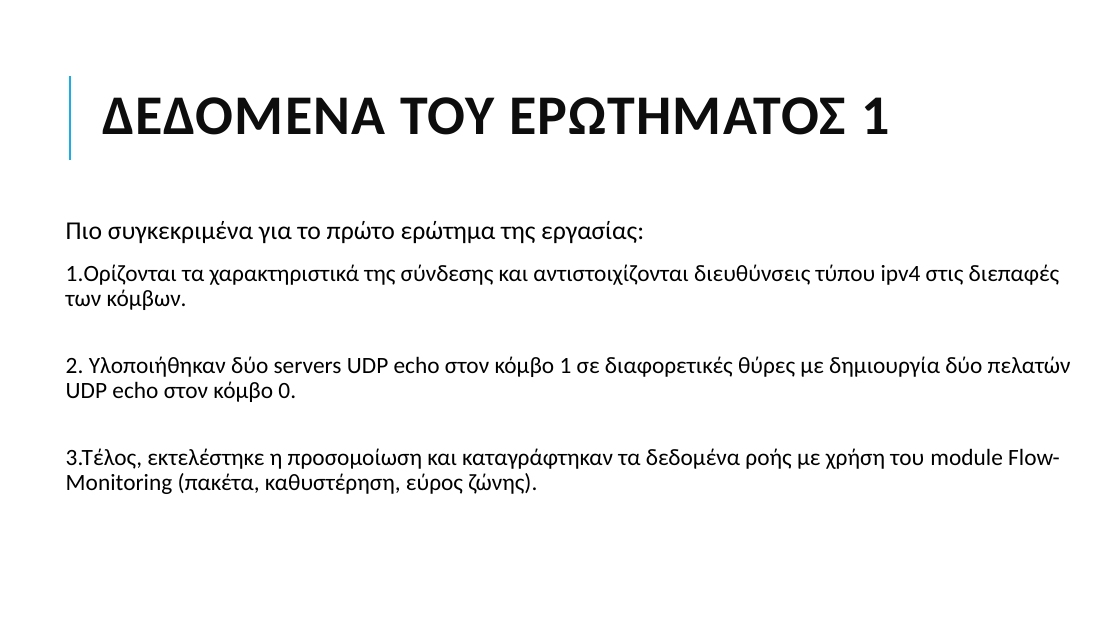
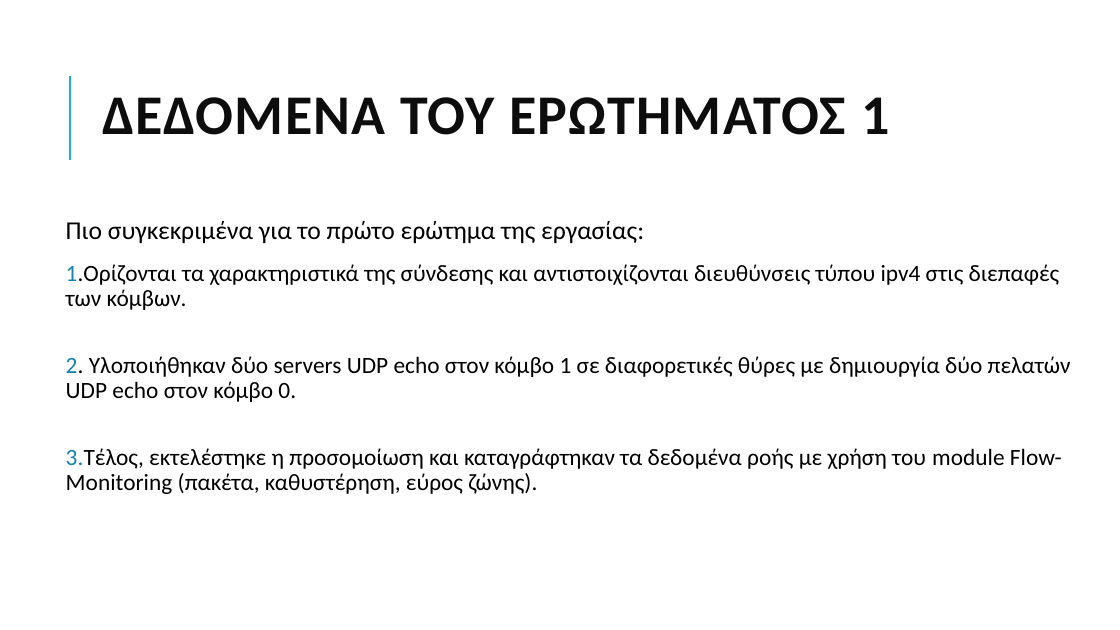
Before and after one commit to grgmyl/Ns3Project, a slide deck: slide 5 of Presentations/Ns-3_presentation_F.pptx. Drawn at 1120x630 pixels with LibreOffice and Linux fonts; fonts in the diff are those of the drawing. Boxes give left, top, right and bottom in pixels: in the first picture for what was removed or moved away, otherwise in the second. Text is boxed around its words. In the diff, an @@ line names an element or a change of style, - is before the commit and + after.

```diff
--- a/Presentations/Ns-3_presentation_F.pptx
+++ b/Presentations/Ns-3_presentation_F.pptx
@@ text at <box>66,264,1071,494</box>: text colour #000000 to #1482AC in "1.Ορίζονται", "2.", "3.Tέλος," @@
```
Also in this commit, not shown: 4 other slides changed.
